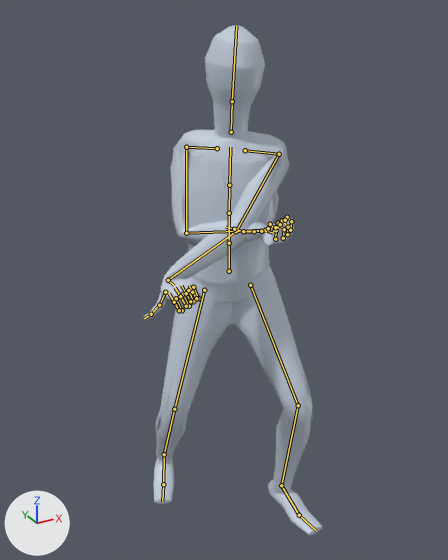
An edit to the glTF model app/assets/anims/Base/two_hand_attack_2.glb, drawn before and after from the same camera.
Rendered twice from a 50 mm lens placed at (-0.945, -1.698, 1.761), pointed at (-0.038, -0.049, 0.936). Every picture has the same lights, and +X, +Y and +Z are marked at lower left. The older version comes first. Both versions are drawn at frame 16 of the action 'Animation'; the numbers are the values there. The bones that change, and the others that lie on the model, are drawn over the model as lines.

Names of what the first picture shows: 'Body_human_male'.
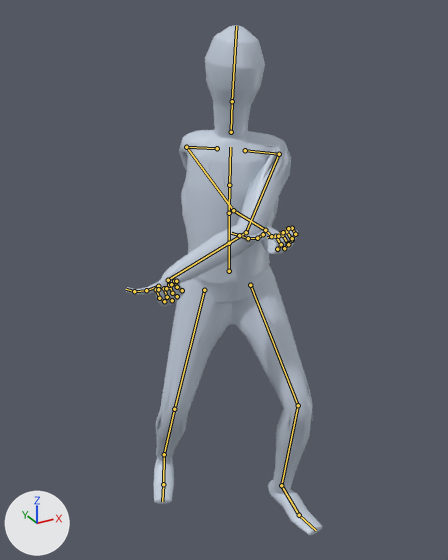
What the commit changed:
Bone 'mixamorig:LeftArm' (bone_mixamorig_leftarm) turns from (-89, -44, -30) to (-48, -29, -76) degrees about its own x, y and z.
Bone 'mixamorig:LeftHand' (bone_mixamorig_lefthand) turns from (94, 14, 91) to (-53, 0, 86) degrees about its own x, y and z.
Bone 'mixamorig:RightArm' (bone_mixamorig_rightarm) turns from (-66, 12, 80) to (-123, 9, 36) degrees about its own x, y and z.
Bone 'mixamorig:RightHand' (bone_mixamorig_righthand) turns from (-44, 136, -54) to (3, 70, -25) degrees about its own x, y and z.

Changed parts and their boxes (x1, y1, x2, y2) in the pictures (448 x 560 px):
'Body_human_male', posed (9% wider): before (143, 25, 322, 535); after (126, 25, 322, 535)
bone 'mixamorig:LeftArm', root to tip: before (279, 154) to (236, 231); after (279, 154) to (246, 232)
bone 'mixamorig:LeftHand', root to tip: before (168, 280) to (174, 285); after (168, 280) to (169, 288)
bone 'mixamorig:RightArm', root to tip: before (186, 147) to (186, 233); after (186, 147) to (233, 210)
bone 'mixamorig:RightHand', root to tip: before (265, 230) to (272, 233); after (265, 230) to (273, 237)
